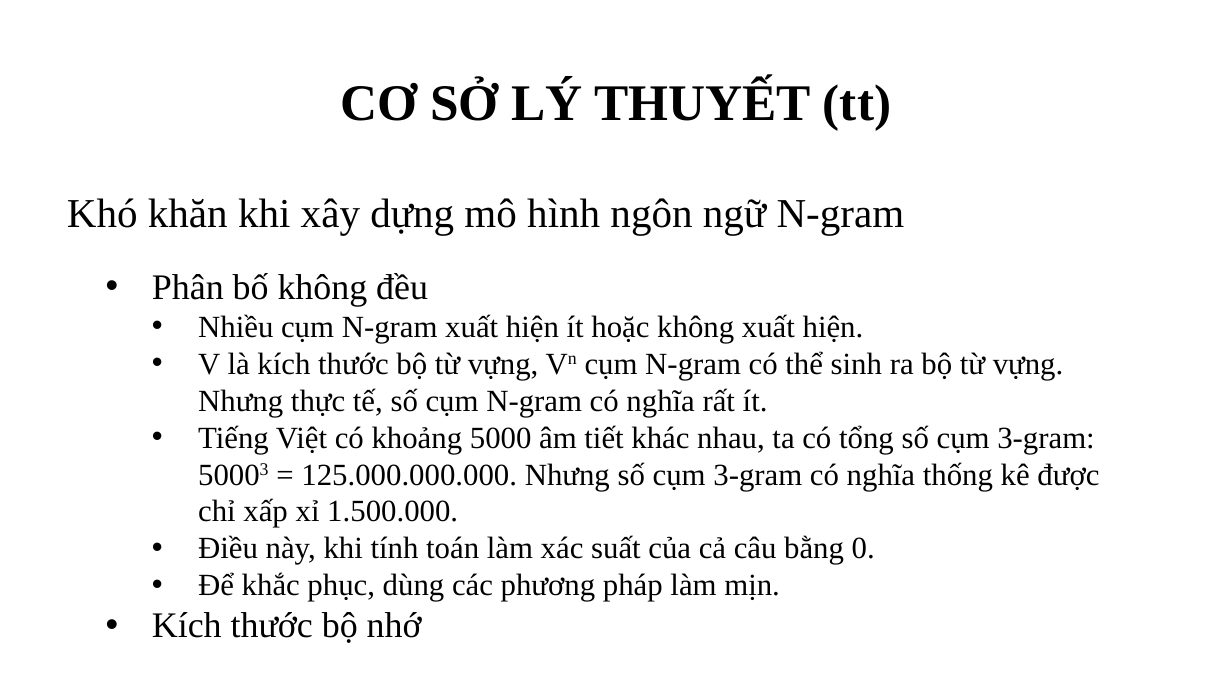
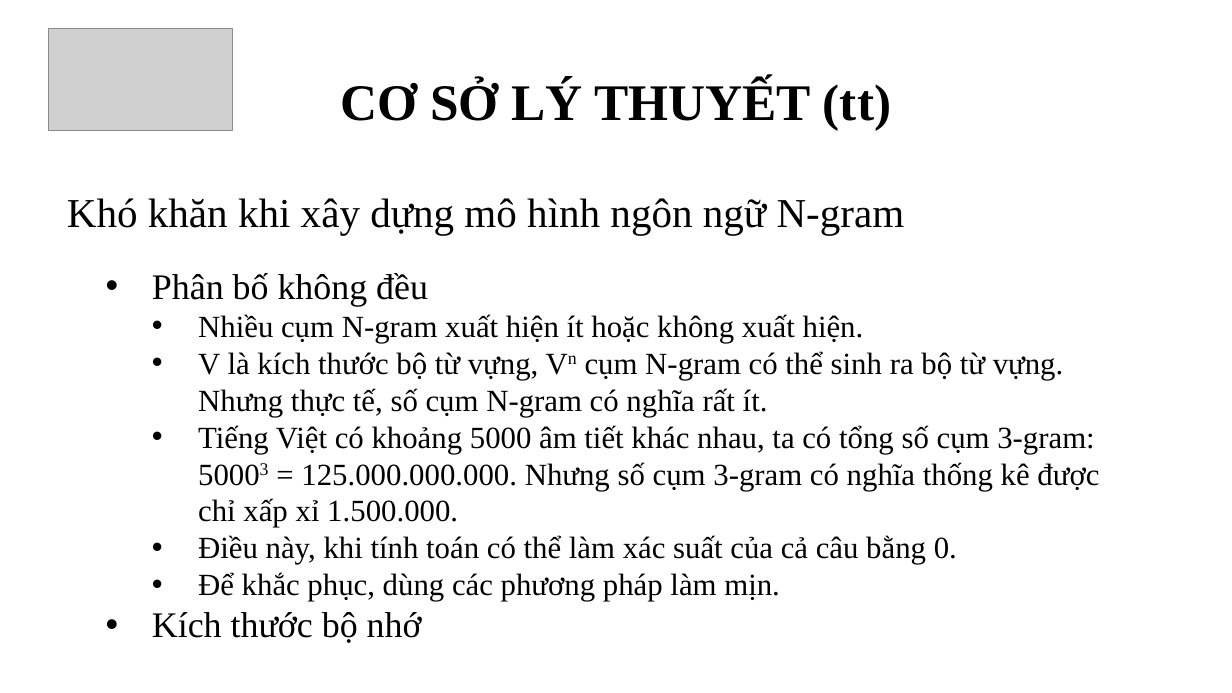
Before and after one commit to thanle95/Thesis_VietnameseCheckingSpelling, a slide deck: slide 12 of present.pptx. Drawn at 1232x693 pixels with LibreOffice and Linux fonts; fonts in the diff are those of the drawing; grey boxes stand for pictures; background and template pictures are left out. Boxes give left, top, right and bottom in pixels: in the first picture for what was removed or moved away, otherwise in the second. Text is boxed around its words. In the diff, an @@ line names an element or a change of style, - is before the commit and + after.

```diff
--- a/present.pptx
+++ b/present.pptx
@@ picture added at bbox=[48, 29, 233, 130] @@
@@ text at bbox=[198, 535, 957, 564]: text changed @@
-  • Điều này, khi tính toán làm xác suất của cả câu bằng 0.
+  • Điều này, khi tính toán có thể làm xác suất của cả câu bằng 0.
```
Also in this commit, not shown: 39 other slides changed.
